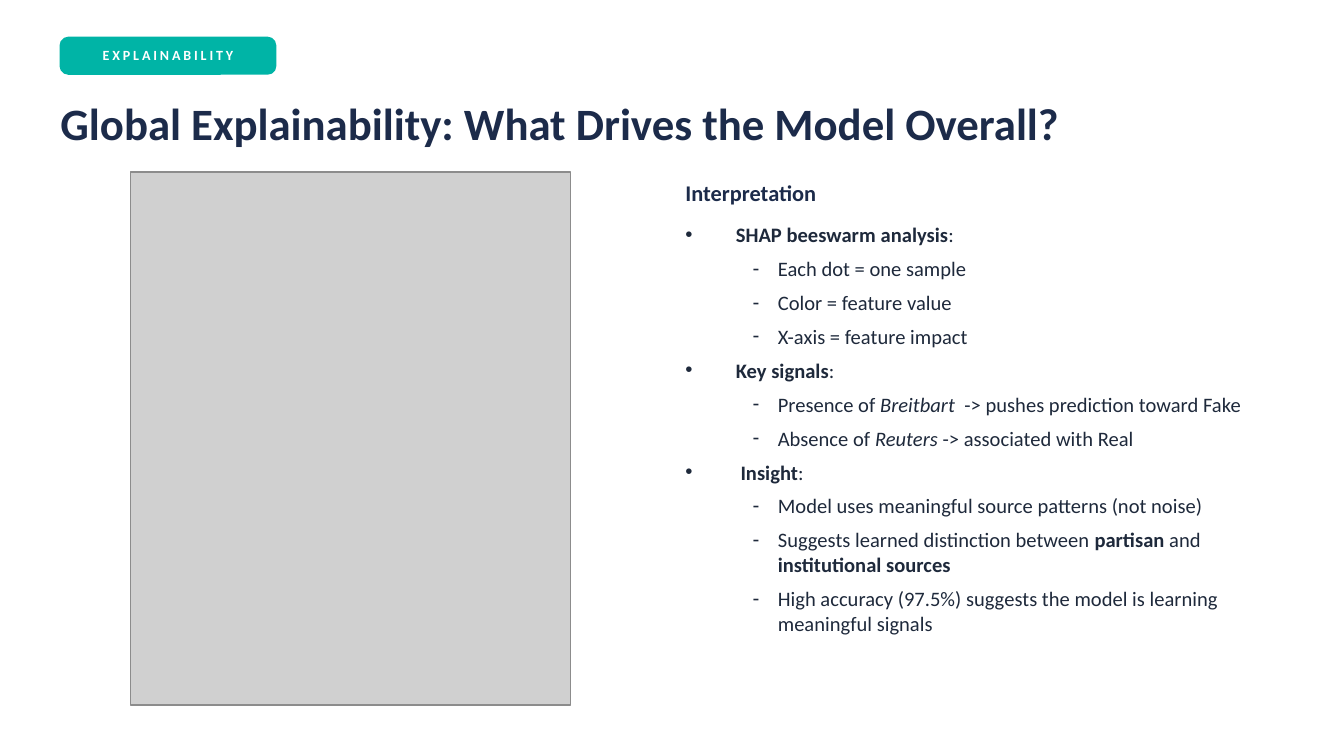
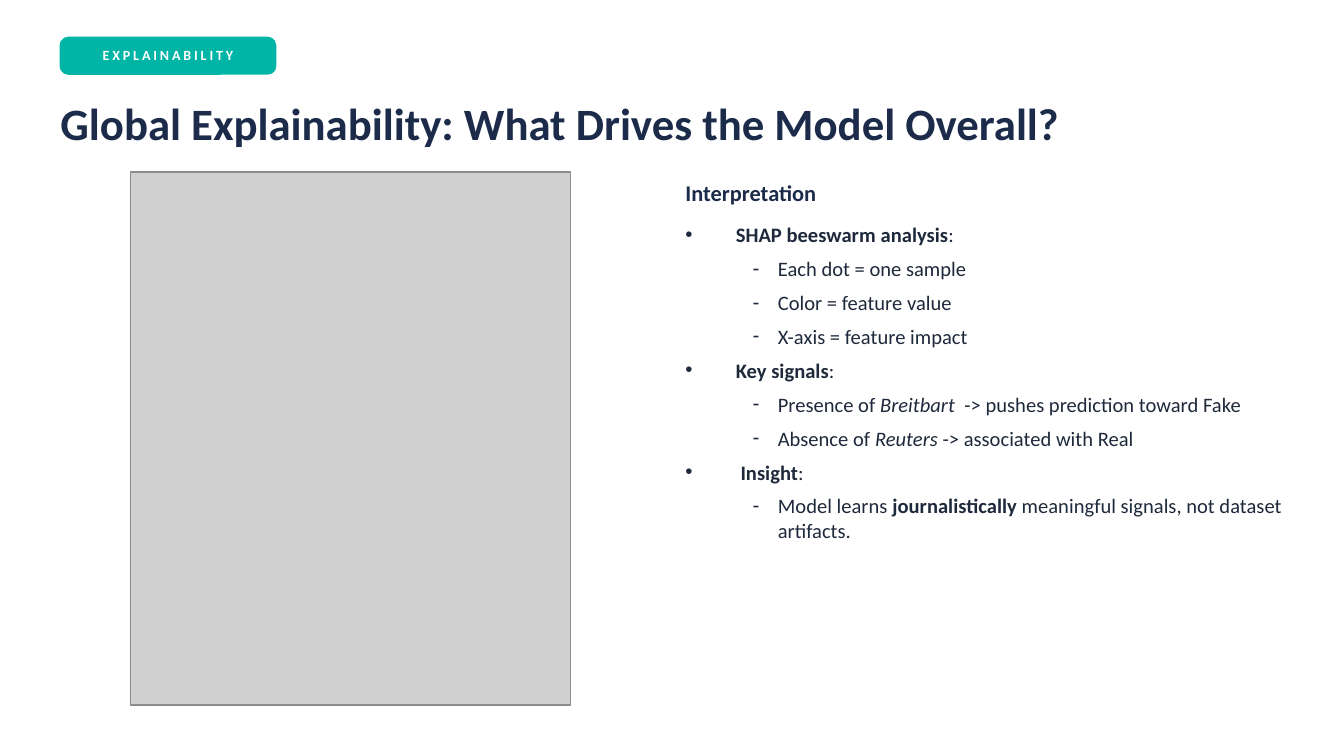
Before and after one commit to jackomazi/data-mining-and-machine-learning-project, a slide deck: slide 11 of project_presentation.pptx. Drawn at 1344x756 pixels with LibreOffice and Linux fonts; fonts in the diff are those of the drawing; grey boxes stand for pictures. Boxes give left, top, right and bottom in pixels: in the first picture for what was removed or moved away, otherwise in the second. Text is boxed around its words. In the diff, an @@ line names an element or a change of style, - is before the commit and + after.

```diff
--- a/project_presentation.pptx
+++ b/project_presentation.pptx
@@ text at bbox=[778, 498, 1281, 538]: text changed @@
-  – Model uses meaningful source patterns (not noise)
-  – Suggests learned distinction between partisan and institutional sources
-  – High accuracy (97.5%) suggests the model is learning meaningful signals
+  – Model learns journalistically meaningful signals, not dataset artifacts.
```
Also in this commit, not shown: 5 other slides changed, 2 other files.
